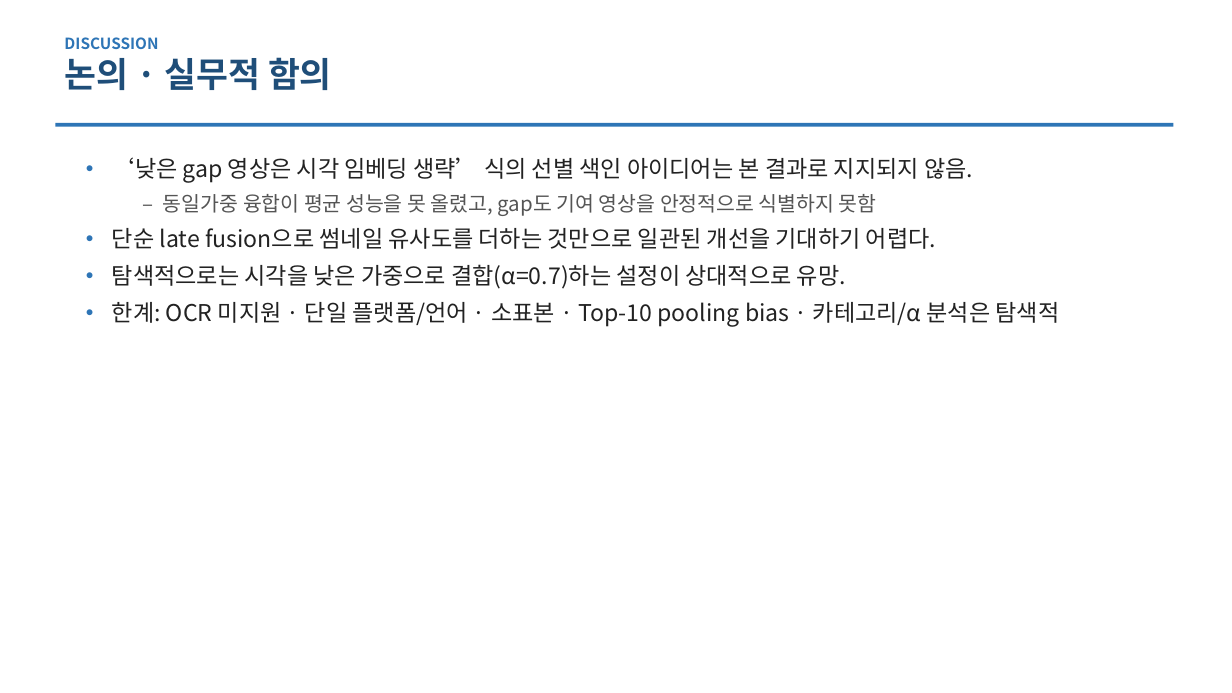
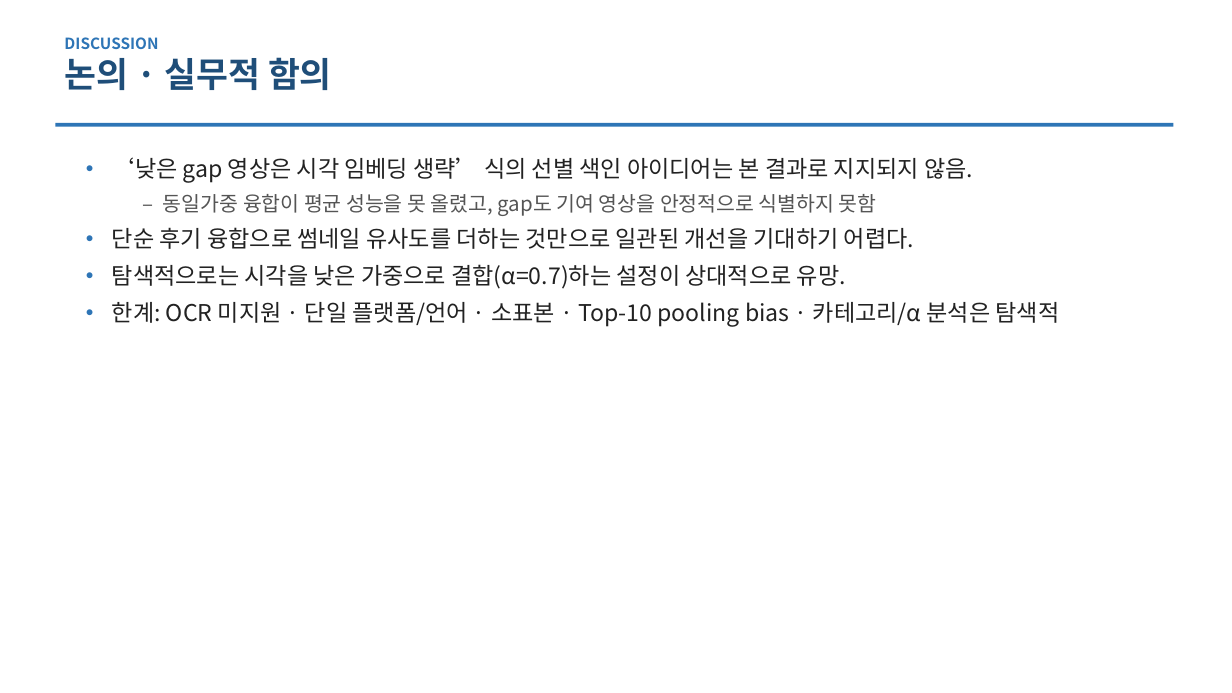
Before and after one commit to ThirdActiveDataExTech/thirdparty-metadata-ingestion, a slide deck: slide 12 of docs/research/P05_thumbnail_fusion/paper_KIICE_발표초안.pptx. Drawn at 1232x693 pixels with LibreOffice and Linux fonts; fonts in the diff are those of the drawing. Boxes give left, top, right and bottom in pixels: in the first picture for what was removed or moved away, otherwise in the second. Text is boxed around its words. In the diff, an @@ line names an element or a change of style, - is before the commit and + after.

```diff
--- a/docs/research/P05_thumbnail_fusion/paper_KIICE_발표초안.pptx
+++ b/docs/research/P05_thumbnail_fusion/paper_KIICE_발표초안.pptx
@@ text at (112,227,914,249): text changed @@
-• 단순 late fusion으로 썸네일 유사도를 더하는 것만으로 일관된 개선을 기대하기 어렵다.
+• 단순 후기 융합으로 썸네일 유사도를 더하는 것만으로 일관된 개선을 기대하기 어렵다.
```
Also in this commit, not shown: 7 other slides changed, 4 other files.
